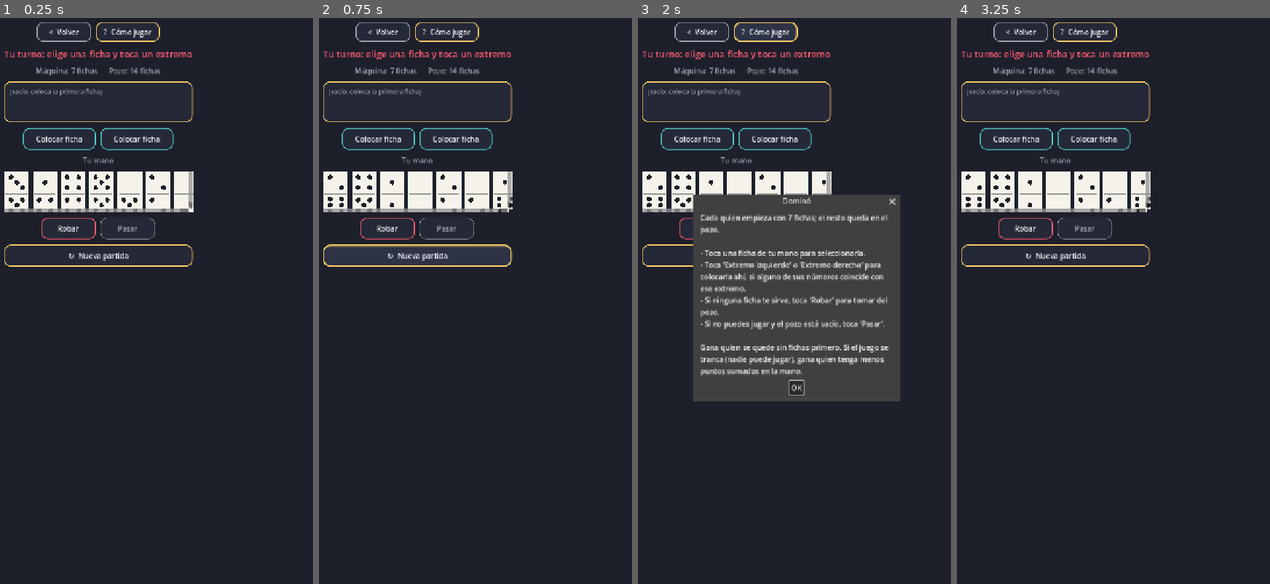
Above: before the commit, frames 1-4 (left to right).
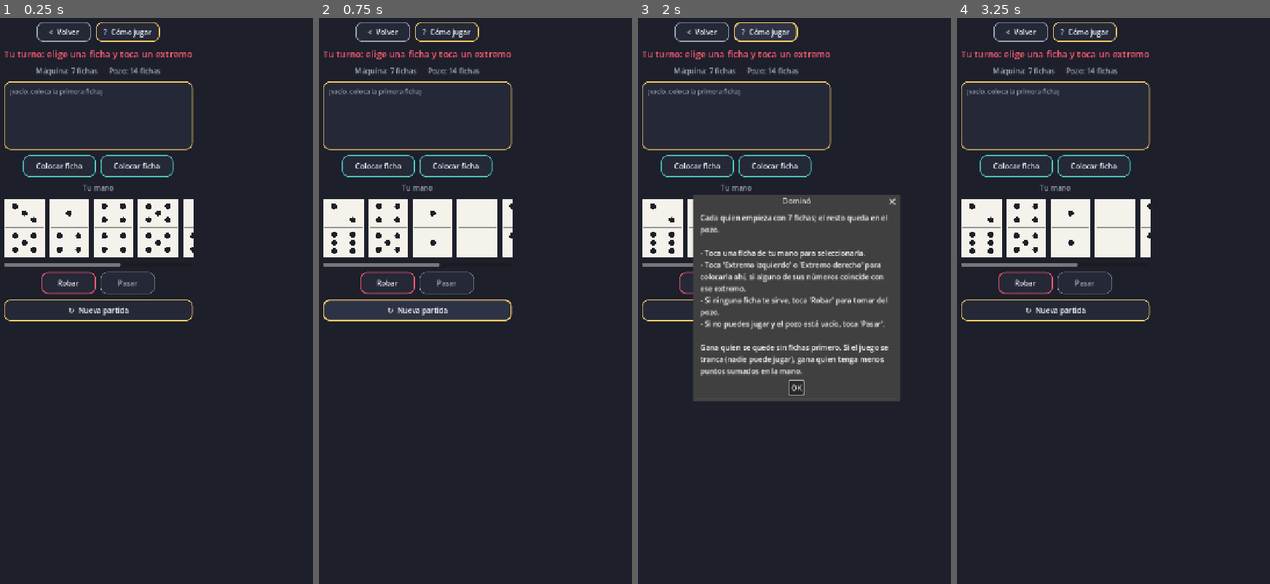
Above: after the commit, the same moments.

Repository: jfrodriguezva/Arcade
Game: Godot game, scene res://games/board/domino/domino.tscn
Same seed, same stepped clock (60 frames per second), same inputs: the game is played once before the commit and once after it. This scene is started directly instead of the project's main scene.
Inputs:
- Up to frame 1 (0.25 s): no input
- Up to frame 2 (0.75 s): click "↻ Nueva partida" at 0.5 s
- Up to frame 3 (2 s): click "? Cómo jugar" at 1.25 s
- Up to frame 4 (3.25 s): click "? Cómo jugar" at 2 s; click "OK" at 2.75 s

The runs differ from the first frame. In frame 1, 9.4% of the frame differs, in the area x 1-62%, y 17-54%; in frame 2, 12%; in frame 3, 4.8%; in frame 4, 9.5%.

Commit message:
Arreglos de feedback: Domino, Otelo, Loteria, Sudoku
- Domino: fichas de mano y de la cadena mucho mas grandes (90x130 y
  90x128), ya no se cortan los puntos.
- Otelo: no habia bug de logica (autojuego validado), el problema
  era de UX: ahora se resaltan en amarillo las celdas donde SI puedes
  jugar, y las fichas usan el nuevo GamePiece en vez de texto "●".
  Tablero tambien mas grande (72x72 por celda).
- Loteria: cada carta ahora tiene un icono/emoji propio ademas del
  nombre (El Gallo, La Muerte, El Sol, etc.), celdas mas grandes.
- Sudoku: el redraw recreaba estilos para las 81 celdas en cada toque
  (lento en movil); ahora solo repinta la celda que cambio. Se agrega
  limite de 5 errores (pierdes la partida al llegar a 5), contador
  visible, y celdas mas grandes.

Se agregan helpers compartidos en UIKit (animate_dice_label/pair/
buttons, para el efecto de dado rodando) y GamePiece (ficha/canica
con sombra y brillo) para usarlos en el resto de los juegos.

Co-Authored-By: Claude Sonnet 5 <noreply@anthropic.com>

Diff:
--- /dev/null
+++ b/core/ui/game_piece.gd
@@ -0,0 +1,55 @@
+class_name GamePiece
+extends Control
+## Ficha/canica dibujada con sombra + brillo, para reemplazar el
+## carácter "●" plano en Damas, Otelo, Damas Chinas y Backgammon.
+## Se agrega como hijo de la celda (Button) y se muestra/oculta
+## y recolorea en cada redraw; no bloquea el click de la celda.
+
+var piece_color: Color = Color.WHITE
+var show_piece: bool = false
+var is_king: bool = false
+var ring_color: Color = Color(0, 0, 0, 0)
+
+
+func _ready() -> void:
+	mouse_filter = Control.MOUSE_FILTER_IGNORE
+
+
+func set_piece(color: Color, king: bool = false) -> void:
+	piece_color = color
+	is_king = king
+	show_piece = true
+	queue_redraw()
+
+
+func hide_piece() -> void:
+	show_piece = false
+	queue_redraw()
+
+
+func set_ring(color: Color) -> void:
+	ring_color = color
+	queue_redraw()
+
+
+func _draw() -> void:
+	if not show_piece:
+		return
+
+	var s: Vector2 = size
+	var center: Vector2 = s / 2.0
+	var radius: float = min(s.x, s.y) / 2.0 - 2.0
+	if radius <= 1.0:
+		return
+
+	draw_circle(center + Vector2(0, radius * 0.14), radius * 0.94, Color(0, 0, 0, 0.35))
+	draw_circle(center, radius, piece_color)
+	draw_circle(center - Vector2(radius * 0.3, radius * 0.32), radius * 0.34, piece_color.lightened(0.55))
+	draw_arc(center, radius - 1.0, 0, TAU, 28, piece_color.darkened(0.4), 2.0, true)
+
+	if is_king:
+		var font: Font = ThemeDB.fallback_font
+		draw_string(font, Vector2(0, s.y * 0.66), "♛", HORIZONTAL_ALIGNMENT_CENTER, s.x, int(radius * 1.15), Color(1, 1, 1))
+
+	if ring_color.a > 0:
+		draw_arc(center, radius + 3.0, 0, TAU, 28, ring_color, 3.0, true)
--- a/core/ui/ui_kit.gd
+++ b/core/ui/ui_kit.gd
@@ -201,3 +201,38 @@
 		on_confirm.call(state.duplicate())
 	)
 	vbox.add_child(start_btn)
+
+
+static func animate_dice_label(node: Node, label: Label, final_value: int, prefix: String = "🎲 ", duration: float = 0.45) -> void:
+	## Hace parpadear el dado por valores al azar antes de mostrar el resultado final.
+	var ticks := 7
+	var interval: float = duration / ticks
+	for i in range(ticks):
+		label.text = prefix + str(randi() % 6 + 1)
+		await node.get_tree().create_timer(interval).timeout
+	label.text = prefix + str(final_value)
+
+
+static func animate_dice_pair(node: Node, label: Label, final_values: Array, prefix: String = "🎲 ", duration: float = 0.45) -> void:
+	var ticks := 7
+	var interval: float = duration / ticks
+	for i in range(ticks):
+		var fake: Array = []
+		for v in final_values:
+			fake.append(randi() % 6 + 1)
+		label.text = prefix + str(fake)
+		await node.get_tree().create_timer(interval).timeout
+	label.text = prefix + str(final_values)
+
+
+static func animate_dice_buttons(node: Node, buttons: Array, final_values: Array, held: Array, duration: float = 0.45) -> void:
+	var ticks := 7
+	var interval: float = duration / ticks
+	for t in range(ticks):
+		for i in range(buttons.size()):
+			if i < held.size() and not held[i]:
+				buttons[i].text = str(randi() % 6 + 1)
+		await node.get_tree().create_timer(interval).timeout
+	for i in range(buttons.size()):
+		if i < held.size() and not held[i]:
+			buttons[i].text = str(final_values[i])
--- a/games/board/domino/domino.gd
+++ b/games/board/domino/domino.gd
@@ -65,7 +65,7 @@
 	vbox.add_child(info_label)
 
 	var chain_panel := PanelContainer.new()
-	chain_panel.custom_minimum_size = Vector2(0, 90)
+	chain_panel.custom_minimum_size = Vector2(0, 150)
 	chain_panel.add_theme_stylebox_override("panel", UIKit.stylebox(UIKit.COLOR_PANEL, UIKit.COLOR_ACCENT_3, 14, 2))
 	vbox.add_child(chain_panel)
 	var chain_margin := MarginContainer.new()
@@ -98,10 +98,10 @@
 	vbox.add_child(UIKit.title_label("Tu mano", 16, UIKit.COLOR_TEXT_DIM))
 
 	var hand_scroll := ScrollContainer.new()
-	hand_scroll.custom_minimum_size = Vector2(0, 90)
+	hand_scroll.custom_minimum_size = Vector2(0, 150)
 	vbox.add_child(hand_scroll)
 	hand_row = HBoxContainer.new()
-	hand_row.add_theme_constant_override("separation", 6)
+	hand_row.add_theme_constant_override("separation", 8)
 	hand_scroll.add_child(hand_row)
 
 	var actions_row := HBoxContainer.new()
@@ -173,7 +173,7 @@
 	else:
 		for tile: Dictionary in chain:
 			var t := DominoTile.new()
-			t.custom_minimum_size = Vector2(56, 70)
+			t.custom_minimum_size = Vector2(90, 128)
 			t.disabled = true
 			t.set_values(tile["a"], tile["b"], true)
 			chain_row.add_child(t)
@@ -190,7 +190,7 @@
 	for i in range(player_hand.size()):
 		var tile: Dictionary = player_hand[i]
 		var t := DominoTile.new()
-		t.custom_minimum_size = Vector2(56, 100)
+		t.custom_minimum_size = Vector2(90, 130)
 		t.set_values(tile["a"], tile["b"], true)
 		t.set_highlighted(i == selected_tile_index)
 		t.pressed.connect(_on_hand_tile_pressed.bind(i))
--- a/games/board/loteria/loteria.gd
+++ b/games/board/loteria/loteria.gd
@@ -20,6 +20,20 @@
 	"La Palma", "La Maceta", "El Arpa", "La Rana",
 ]
 
+const ICONS := {
+	"El Gallo": "🐓", "El Diablito": "😈", "La Dama": "👸", "El Catrín": "🎩", "El Paraguas": "☂️",
+	"La Sirena": "🧜", "La Escalera": "🪜", "La Botella": "🍾", "El Barril": "🛢️", "El Árbol": "🌳",
+	"El Melón": "🍈", "El Valiente": "🗡️", "El Gorrito": "🧢", "La Muerte": "💀", "La Pera": "🍐",
+	"La Bandera": "🚩", "El Bandolón": "🎸", "El Violoncello": "🎻", "La Garza": "🦢", "El Pájaro": "🐦",
+	"La Mano": "✋", "La Bota": "🥾", "La Luna": "🌙", "El Cotorro": "🦜", "El Borracho": "🍺",
+	"El Negrito": "🧑", "El Corazón": "❤️", "La Sandía": "🍉", "El Tambor": "🥁", "El Camarón": "🦐",
+	"Las Jaras": "🏹", "El Músico": "🎺", "La Araña": "🕷️", "El Soldado": "💂", "La Estrella": "⭐",
+	"El Cazo": "🍲", "El Mundo": "🌍", "El Apache": "🪶", "El Nopal": "🌵", "El Alacrán": "🦂",
+	"La Rosa": "🌹", "La Calavera": "☠️", "La Campana": "🔔", "El Cantarito": "🏺", "El Venado": "🦌",
+	"El Sol": "☀️", "La Corona": "👑", "La Chalupa": "🛶", "El Pino": "🌲", "El Pescado": "🐟",
+	"La Palma": "🌴", "La Maceta": "🪴", "El Arpa": "🎶", "La Rana": "🐸",
+}
+
 const HELP_TEXT := "Tú y la máquina reciben una tabla de 16 cartas cada uno, tomadas al azar del mazo de 54.
 
 - Toca 'Cantar siguiente' para revelar la próxima carta del mazo.
@@ -80,7 +94,7 @@
 	for side: String in ["margin_left", "margin_right", "margin_top", "margin_bottom"]:
 		call_margin.add_theme_constant_override(side, 14)
 	call_panel.add_child(call_margin)
-	call_label = UIKit.title_label("—", 26, UIKit.COLOR_ACCENT_3)
+	call_label = UIKit.title_label("—", 42, UIKit.COLOR_ACCENT_3)
 	call_margin.add_child(call_label)
 
 	call_btn = Button.new()
@@ -111,8 +125,8 @@
 
 	for i in range(16):
 		var btn := Button.new()
-		btn.custom_minimum_size = Vector2(78, 64)
-		btn.add_theme_font_size_override("font_size", 11)
+		btn.custom_minimum_size = Vector2(150, 110)
+		btn.add_theme_font_size_override("font_size", 15)
 		btn.autowrap_mode = TextServer.AUTOWRAP_WORD
 		UIKit.style_button(btn, UIKit.COLOR_BG_LIGHT, 8)
 		btn.pressed.connect(_on_card_pressed.bind(i))
@@ -154,7 +168,7 @@
 
 
 func _redraw_all() -> void:
-	call_label.text = current_call if current_call != "" else "—"
+	call_label.text = "%s\n%s" % [ICONS.get(current_call, "🃏"), current_call] if current_call != "" else "—"
 	call_btn.disabled = game_over or call_index >= call_order.size()
 
 	var bot_count := 0
@@ -166,7 +180,7 @@
 	for i in range(16):
 		var btn: Button = board_buttons[i]
 		var name: String = player_board[i]
-		btn.text = name
+		btn.text = "%s\n%s" % [ICONS.get(name, "🃏"), name]
 		if player_marked[i]:
 			UIKit.style_button(btn, UIKit.COLOR_ACCENT_3, 8)
 			btn.add_theme_color_override("font_color", UIKit.COLOR_BG)
--- a/games/board/othello/othello.gd
+++ b/games/board/othello/othello.gd
@@ -28,6 +28,7 @@
 
 var board: Array = []
 var cell_buttons: Array = []
+var piece_views: Array = []
 var current_turn: String = "player"
 var game_over: bool = false
 var mode: String = "pve"
@@ -89,15 +90,21 @@
 
 	for y in range(SIZE):
 		var row: Array = []
+		var piece_row: Array = []
 		for x in range(SIZE):
 			var cell := Button.new()
-			cell.custom_minimum_size = Vector2(38, 38)
-			cell.add_theme_font_size_override("font_size", 20)
+			cell.custom_minimum_size = Vector2(72, 72)
 			UIKit.style_button(cell, UIKit.COLOR_BG_LIGHT, 6)
 			cell.pressed.connect(_on_cell_pressed.bind(x, y))
 			grid.add_child(cell)
 			row.append(cell)
+
+			var piece := GamePiece.new()
+			piece.set_anchors_preset(Control.PRESET_FULL_RECT)
+			cell.add_child(piece)
+			piece_row.append(piece)
 		cell_buttons.append(row)
+		piece_views.append(piece_row)
 
 	var restart_btn := Button.new()
 	restart_btn.text = "↻  Nueva partida / Modo"
@@ -188,17 +195,30 @@
 
 
 func _redraw_all() -> void:
+	var can_act: bool = mode == "pvp" or current_turn == "player"
+	var legal: Array = _legal_moves(current_turn) if (not game_over and can_act) else []
+
 	for y in range(SIZE):
 		for x in range(SIZE):
 			var cell: Button = cell_buttons[y][x]
+			var piece: GamePiece = piece_views[y][x]
 			var v: Variant = board[y][x]
+
 			if v == null:
-				cell.text = ""
+				piece.hide_piece()
 			else:
-				cell.text = "●"
 				var color: Color = UIKit.COLOR_ACCENT if v == "player" else UIKit.COLOR_ACCENT_2
-				cell.add_theme_color_override("font_color", color)
-				cell.add_theme_color_override("font_disabled_color", color)
+				piece.set_piece(color)
+
+			var is_legal: bool = legal.has(Vector2i(x, y))
+			var bg: Color = UIKit.COLOR_ACCENT_3.lerp(UIKit.COLOR_BG_LIGHT, 0.6) if is_legal else UIKit.COLOR_BG_LIGHT
+			var border: Color = UIKit.COLOR_ACCENT_3 if is_legal else Color(0, 0, 0, 0)
+			var bw: int = 2 if is_legal else 0
+			var sb: StyleBoxFlat = UIKit.stylebox(bg, border, 6, bw)
+			cell.add_theme_stylebox_override("normal", sb)
+			cell.add_theme_stylebox_override("hover", sb)
+			cell.add_theme_stylebox_override("disabled", sb)
+
 	score_label.text = "Tú: %d      Máquina: %d" % [_count("player"), _count("bot")]
 
 
--- a/games/board/sudoku/sudoku.gd
+++ b/games/board/sudoku/sudoku.gd
@@ -10,8 +10,11 @@
 - Toca una celda vacía para seleccionarla.
 - Toca un número del teclado de abajo para escribirlo (o ⌫ para borrar).
 - Los números correctos se muestran en blanco; si te equivocas se muestran en rojo como pista.
+- Tienes hasta 5 errores; al llegar al quinto, pierdes esa partida.
 
 La dificultad controla cuántas celdas vienen ya llenas al empezar: más pistas = más fácil."
+
+const MAX_MISTAKES := 5
 
 var solution: Array = []
 var puzzle: Array = []
@@ -19,8 +22,10 @@
 var selected_index: int = -1
 var difficulty: String = "medium"
 var game_over: bool = false
+var mistakes: int = 0
 
 var status_label: Label
+var mistakes_label: Label
 var cell_buttons: Array = []
 
 
@@ -55,6 +60,9 @@
 
 	status_label = UIKit.title_label("", 18, UIKit.COLOR_TEXT)
 	vbox.add_child(status_label)
+
+	mistakes_label = UIKit.title_label("", 15, UIKit.COLOR_TEXT_DIM)
+	vbox.add_child(mistakes_label)
 
 	var board_panel := PanelContainer.new()
 	board_panel.add_theme_stylebox_override("panel", UIKit.stylebox(UIKit.COLOR_PANEL, UIKit.COLOR_ACCENT_3, 16, 3))
@@ -94,8 +102,8 @@
 				var col: int = box_col + local_c
 				var index: int = row * 9 + col
 				var cell := Button.new()
-				cell.custom_minimum_size = Vector2(36, 36)
-				cell.add_theme_font_size_override("font_size", 18)
+				cell.custom_minimum_size = Vector2(58, 58)
+				cell.add_theme_font_size_override("font_size", 26)
 				UIKit.style_button(cell, UIKit.COLOR_BG_LIGHT, 4)
 				cell.pressed.connect(_on_cell_pressed.bind(index))
 				box_grid.add_child(cell)
@@ -143,8 +151,10 @@
 
 	selected_index = -1
 	game_over = false
+	mistakes = 0
 	status_label.text = "Completa la cuadrícula"
 	status_label.add_theme_color_override("font_color", UIKit.COLOR_TEXT)
+	_update_mistakes_label()
 	_redraw_all()
 
 
@@ -202,40 +212,63 @@
 
 func _redraw_all() -> void:
 	for i in range(81):
-		var cell: Button = cell_buttons[i]
-		var value: int = puzzle[i]
-		var is_given: bool = given[i]
-		var is_selected: bool = i == selected_index
-
-		cell.text = str(value) if value != 0 else ""
-		cell.disabled = is_given
-
-		var border: Color = UIKit.COLOR_ACCENT_3 if is_selected else Color(0, 0, 0, 0)
-		var bw: int = 3 if is_selected else 0
-		UIKit.style_button(cell, UIKit.COLOR_BG_LIGHT, 4)
-		cell.add_theme_stylebox_override("normal", UIKit.stylebox(UIKit.COLOR_PANEL if is_given else UIKit.COLOR_BG_LIGHT, border, 4, bw))
-		cell.add_theme_stylebox_override("disabled", UIKit.stylebox(UIKit.COLOR_PANEL, border, 4, bw))
-
-		if is_given:
-			cell.add_theme_color_override("font_disabled_color", UIKit.COLOR_TEXT_DIM)
-		elif value != 0 and value != solution[i]:
-			cell.add_theme_color_override("font_color", UIKit.COLOR_DANGER)
-		else:
-			cell.add_theme_color_override("font_color", UIKit.COLOR_TEXT)
+		_redraw_cell(i)
+
+
+func _redraw_cell(i: int) -> void:
+	var cell: Button = cell_buttons[i]
+	var value: int = puzzle[i]
+	var is_given: bool = given[i]
+	var is_selected: bool = i == selected_index
+
+	cell.text = str(value) if value != 0 else ""
+	cell.disabled = is_given
+
+	var border: Color = UIKit.COLOR_ACCENT_3 if is_selected else Color(0, 0, 0, 0)
+	var bw: int = 3 if is_selected else 0
+	var bg: Color = UIKit.COLOR_PANEL if is_given else UIKit.COLOR_BG_LIGHT
+	var sb: StyleBoxFlat = UIKit.stylebox(bg, border, 4, bw)
+	cell.add_theme_stylebox_override("normal", sb)
+	cell.add_theme_stylebox_override("hover", sb)
+	cell.add_theme_stylebox_override("disabled", sb)
+
+	if is_given:
+		cell.add_theme_color_override("font_disabled_color", UIKit.COLOR_TEXT_DIM)
+	elif value != 0 and value != solution[i]:
+		cell.add_theme_color_override("font_color", UIKit.COLOR_DANGER)
+	else:
+		cell.add_theme_color_override("font_color", UIKit.COLOR_TEXT)
+
+
+func _update_mistakes_label() -> void:
+	mistakes_label.text = "Errores: %d/%d" % [mistakes, MAX_MISTAKES]
+	mistakes_label.add_theme_color_override("font_color", UIKit.COLOR_DANGER if mistakes > 0 else UIKit.COLOR_TEXT_DIM)
 
 
 func _on_cell_pressed(index: int) -> void:
 	if game_over or given[index]:
 		return
+	var previous: int = selected_index
 	selected_index = -1 if selected_index == index else index
-	_redraw_all()
+	if previous != -1:
+		_redraw_cell(previous)
+	_redraw_cell(index)
 
 
 func _on_number_pressed(n: int) -> void:
 	if game_over or selected_index == -1 or given[selected_index]:
 		return
 	puzzle[selected_index] = n
-	_redraw_all()
+	if n != 0 and n != solution[selected_index]:
+		mistakes += 1
+		_update_mistakes_label()
+
+	var i: int = selected_index
+	_redraw_cell(i)
+
+	if mistakes >= MAX_MISTAKES:
+		_end_game_loss()
+		return
 	_check_win()
 
 
@@ -246,11 +279,17 @@
 	game_over = true
 	status_label.text = "¡Sudoku completo!"
 	status_label.add_theme_color_override("font_color", UIKit.COLOR_ACCENT_3)
-	_record_result()
-
-
-func _record_result() -> void:
+	_record_result("completed_%s" % difficulty)
+
+
+func _end_game_loss() -> void:
+	game_over = true
+	status_label.text = "Llegaste a %d errores. ¡Inténtalo de nuevo!" % MAX_MISTAKES
+	status_label.add_theme_color_override("font_color", UIKit.COLOR_DANGER)
+	_record_result("failed_%s" % difficulty)
+
+
+func _record_result(key: String) -> void:
 	var stats: Dictionary = SaveManager.get_game_data(GAME_ID)
-	var key: String = "completed_%s" % difficulty
 	stats[key] = stats.get(key, 0) + 1
 	SaveManager.set_game_data(GAME_ID, stats)
Not shown, added: core/ui/game_piece.gd.uid
